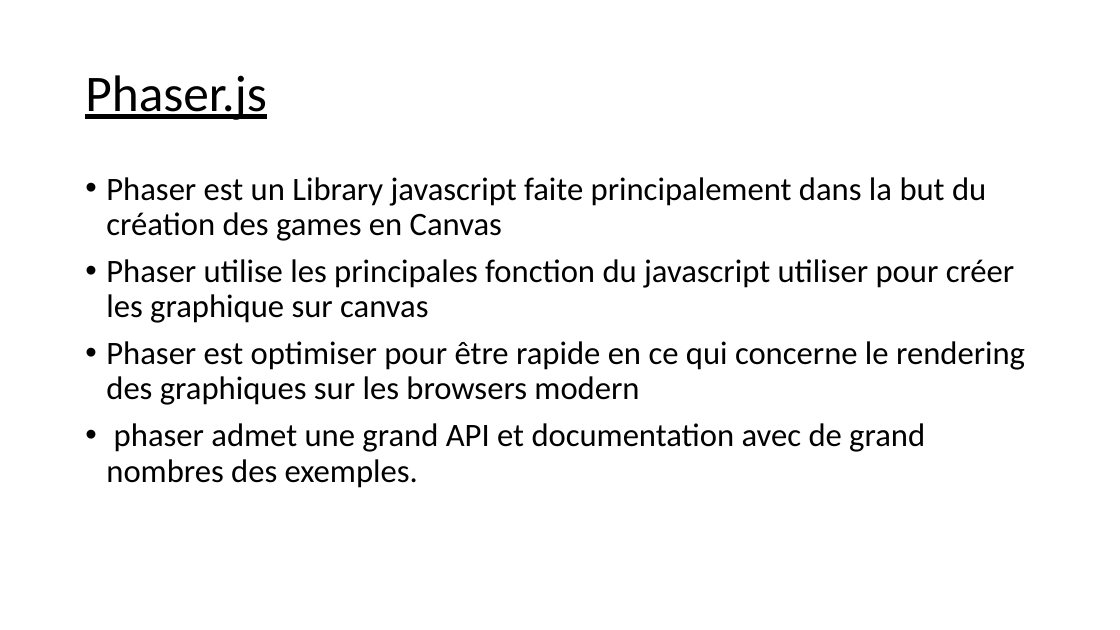
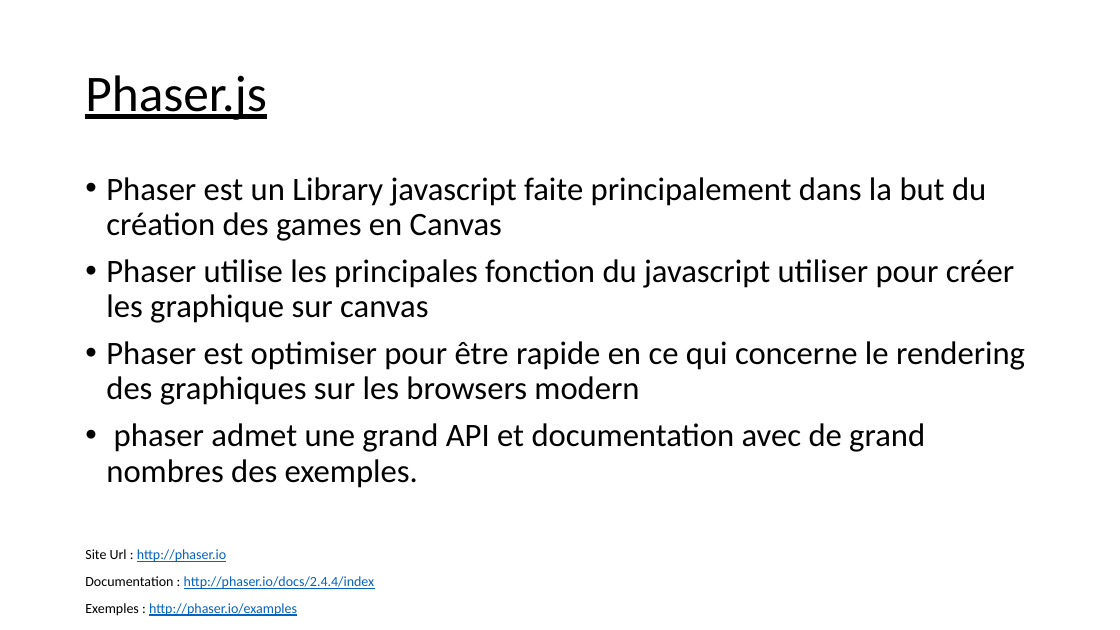
Before and after one commit to balamddine/NewHtml5, a slide deck: slide 9 of CanvasGame/Un jeu en canvas.pptx. Drawn at 1120x630 pixels with LibreOffice and Linux fonts; fonts in the diff are those of the drawing. Boxes give left, top, right and bottom in pixels: in the first picture for what was removed or moved away, otherwise in the second. Text is boxed around its words. In the diff, an @@ line names an element or a change of style, - is before the commit and + after.

```diff
--- a/CanvasGame/Un jeu en canvas.pptx
+++ b/CanvasGame/Un jeu en canvas.pptx
@@ text at bbox=[85, 549, 375, 616]: paragraphs added @@
+Site Url : http://phaser.io
+Documentation : http://phaser.io/docs/2.4.4/index
+Exemples : http://phaser.io/examples
```
Also in this commit, not shown: 2 slides added, 1 slide removed, 16 other files.
